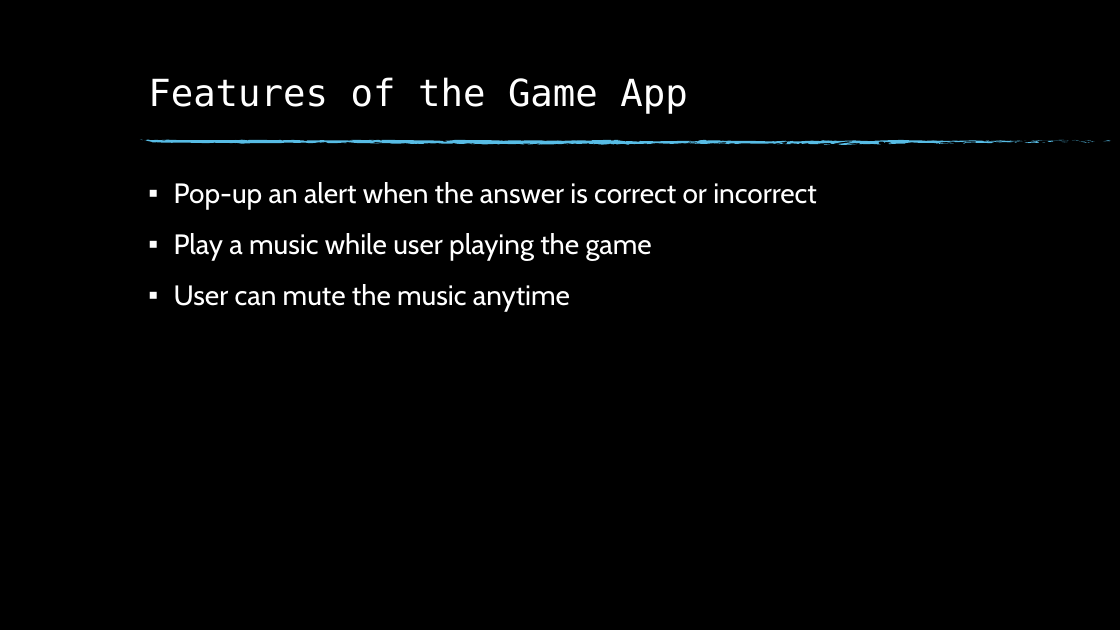
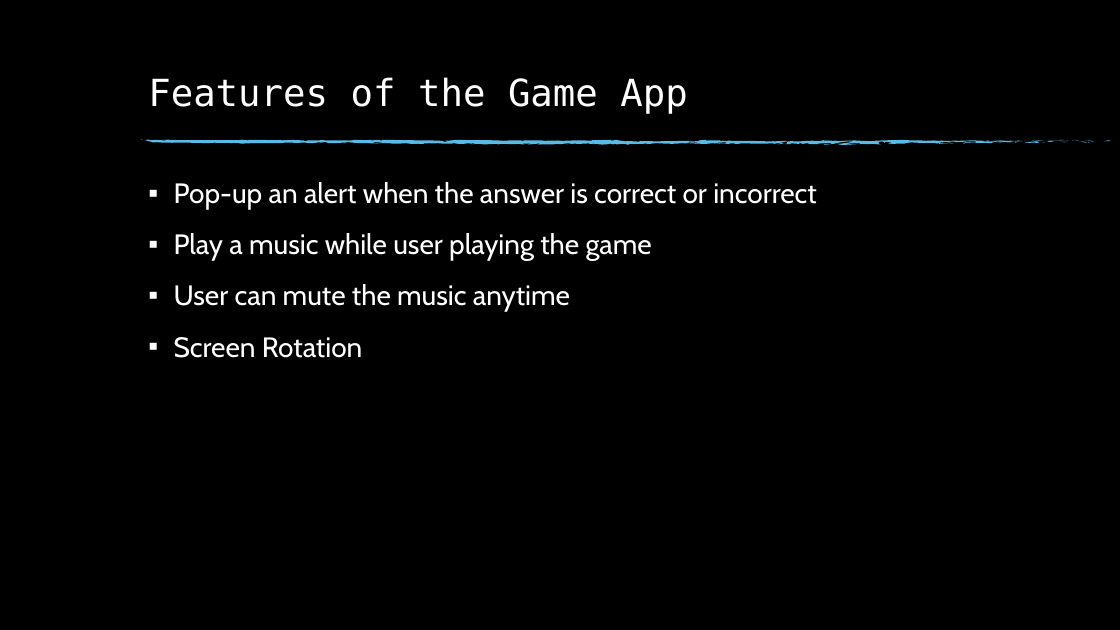
Before and after one commit to samara92/SIT313_Project1, a slide deck: slide 3 of SIT313 - Project1 proposal.pptx. Drawn at 1120x630 pixels with LibreOffice and Linux fonts; fonts in the diff are those of the drawing; background and template pictures are left out. Boxes give left, top, right and bottom in pixels: in the first picture for what was removed or moved away, otherwise in the second. Text is boxed around its words. In the diff, an @@ line names an element or a change of style, - is before the commit and + after.

Commit message:
Project Plan1

```diff
--- a/SIT313 - Project1 proposal.pptx
+++ b/SIT313 - Project1 proposal.pptx
@@ text at [174,337,363,358]: paragraph added @@
+▪ Screen Rotation
```
